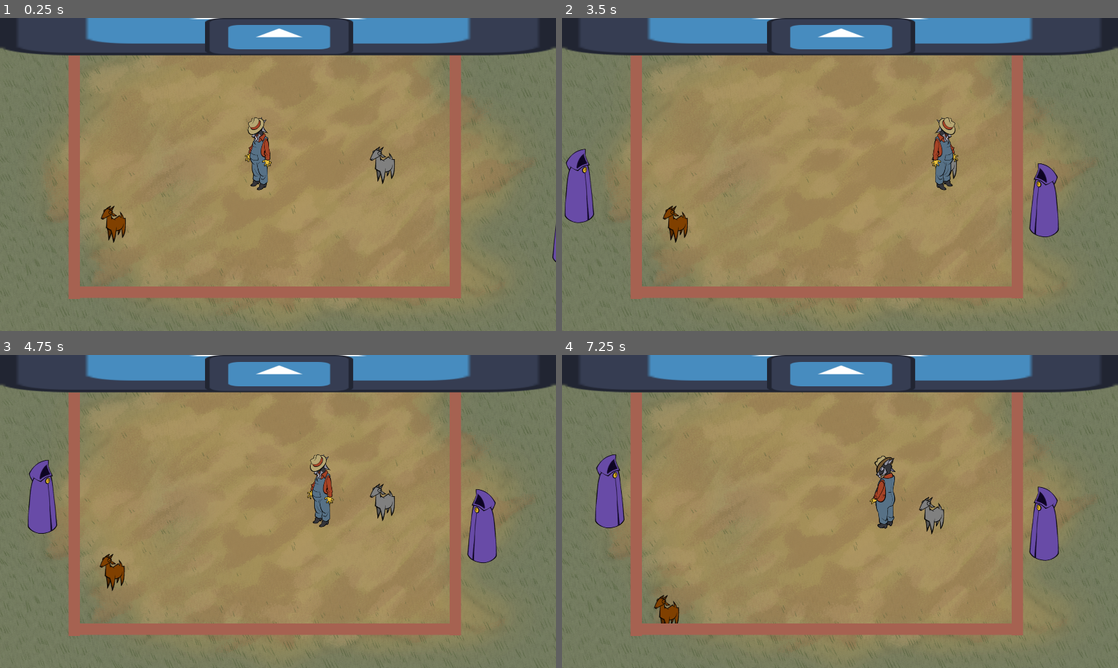
Above: before the commit, frames 1-4 (two rows, left to right).
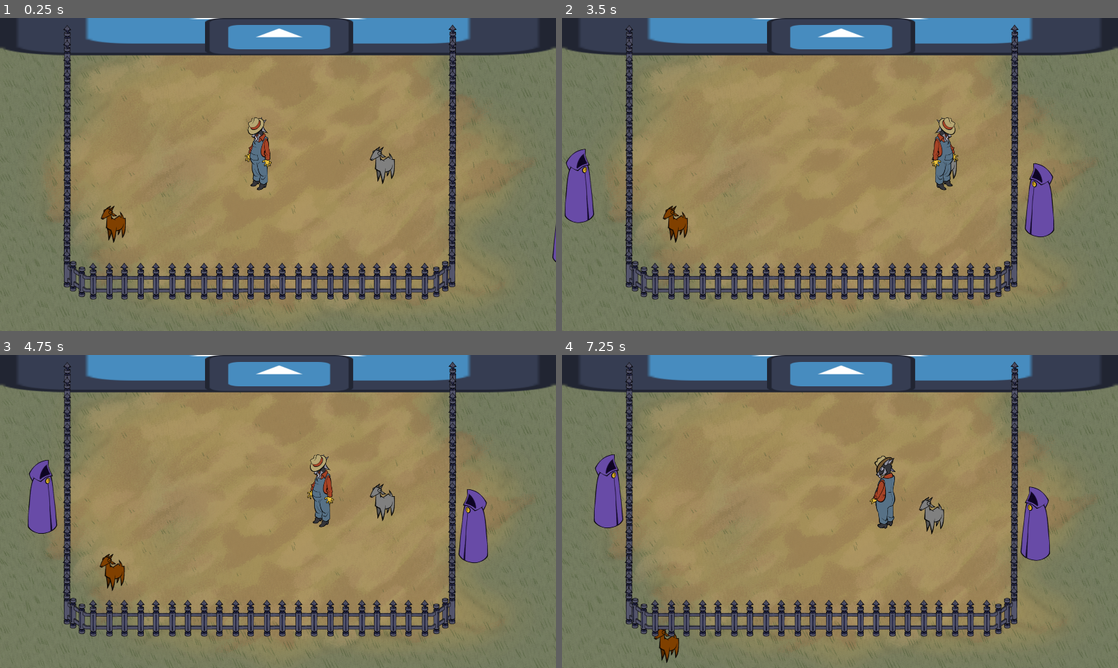
Above: after the commit, the same moments.

Repository: jadicodes/goat-game
Game: Godot game, scene res://farm/farm.tscn
The game is run twice, just before and just after one commit, with the same random seed, the same clock (stepped at 60 frames per second) and the same inputs. The engine's default icon, where the game draws it, is replaced by a stand-in: a white triangle on a blue panel in a dark square.
Inputs (mouse positions are in pixels of both pictures, inside the frame that each line leads up to):
- Up to frame 1 (0.25 s): no input
- Up to frame 2 (3.5 s): tap Enter at 0.5 s; move the mouse to (962, 158) at 0.52 s; hold D (move_right) 0.53-1.25 s; hold E (interact) 0.53-1.25 s; click (962, 158) at 0.67 s; drag from (728, 190) to (812, 237) at 1.27 s; move the mouse to (895, 105) at 2.02 s; hold D (move_right) 2.03-2.75 s; tap Alt at 2.1 s; drag from (812, 237) to (673, 127) at 2.77 s
- Up to frame 3 (4.75 s): move the mouse to (444, 558) at 3.52 s; hold A (move_left) 3.53-4.25 s; hold E (interact) 3.53-4.25 s; drag from (111, 464) to (194, 433) at 4.27 s
- Up to frame 4 (7.25 s): move the mouse to (867, 511) at 5.02 s; hold S (move_down) 5.03-5.75 s; tap Alt at 5.1 s; click (867, 511) at 5.17 s; drag from (756, 433) to (728, 527) at 5.77 s; move the mouse to (962, 495) at 6.52 s; hold W (move_up) from 6.53 s (still down); hold E (interact) from 6.53 s (still down)

The runs differ from the first frame. In frame 1, 9.0% of the frame differs, in the area x 11-83%, y 2-90%; in frame 2, 9.6%; in frame 3, 9.9%; in frame 4, 11%, in the area x 5-90%, y 2-99%.

Commit message:
Add fancy fence

Diff:
--- a/project/farm/farm.tscn
+++ b/project/farm/farm.tscn
@@ -1,16 +1,11 @@
-[gd_scene load_steps=8 format=3 uid="uid://botoiyyc2kyur"]
+[gd_scene load_steps=7 format=3 uid="uid://botoiyyc2kyur"]
 
 [ext_resource type="Texture2D" uid="uid://dedngjr1lli1" path="res://farm/field.png" id="1_a1lvl"]
 [ext_resource type="PackedScene" uid="uid://cqdu4npym77hm" path="res://farmer/farmer.tscn" id="1_at1a1"]
 [ext_resource type="PackedScene" uid="uid://mcq4epvbauin" path="res://barn/barn.tscn" id="1_ukrf4"]
 [ext_resource type="PackedScene" uid="uid://cquhif3oogil8" path="res://goat/goat.tscn" id="2_qnc1y"]
 [ext_resource type="PackedScene" uid="uid://dircmh8bpxfv7" path="res://shopper/shopper.tscn" id="4_72csm"]
-
-[sub_resource type="RectangleShape2D" id="RectangleShape2D_72csm"]
-size = Vector2(53, 849.5)
-
-[sub_resource type="RectangleShape2D" id="RectangleShape2D_a1lvl"]
-size = Vector2(1258, 37)
+[ext_resource type="PackedScene" uid="uid://dey06x3nhwoiq" path="res://farm/fence.tscn" id="6_mjpad"]
 
 [node name="Farm" type="Node2D"]
 y_sort_enabled = true
@@ -47,52 +42,4 @@
 position = Vector2(1319, 509)
 _coat_alleles = Vector2i(0, 2)
 
-[node name="Fence" type="StaticBody2D" parent="."]
-collision_layer = 9
-
-[node name="CollisionShape2D" type="CollisionShape2D" parent="Fence"]
-position = Vector2(257, 553)
-shape = SubResource("RectangleShape2D_72csm")
-
-[node name="ColorRect" type="ColorRect" parent="Fence/CollisionShape2D"]
-offset_left = -21.0
-offset_top = -423.0
-offset_right = 19.0
-offset_bottom = 416.0
-color = Color(0.652023, 0.384562, 0.317561, 1)
-metadata/_edit_use_anchors_ = true
-
-[node name="CollisionShape2D2" type="CollisionShape2D" parent="Fence"]
-position = Vector2(1573, 553)
-shape = SubResource("RectangleShape2D_72csm")
-
-[node name="ColorRect2" type="ColorRect" parent="Fence/CollisionShape2D2"]
-offset_left = -21.0
-offset_top = -425.0
-offset_right = 19.0
-offset_bottom = 414.0
-color = Color(0.652023, 0.384562, 0.317561, 1)
-metadata/_edit_use_anchors_ = true
-
-[node name="CollisionShape2D3" type="CollisionShape2D" parent="Fence"]
-position = Vector2(918, 959)
-shape = SubResource("RectangleShape2D_a1lvl")
-
-[node name="ColorRect" type="ColorRect" parent="Fence/CollisionShape2D3"]
-offset_left = -659.0
-offset_top = -33.0
-offset_right = 662.0
-offset_bottom = 7.0
-color = Color(0.652023, 0.384562, 0.317561, 1)
-
-[node name="CollisionShape2D4" type="CollisionShape2D" parent="Fence"]
-z_index = -1
-position = Vector2(895, 121)
-shape = SubResource("RectangleShape2D_a1lvl")
-
-[node name="ColorRect" type="ColorRect" parent="Fence/CollisionShape2D4"]
-offset_left = -659.0
-offset_top = -33.0
-offset_right = 662.0
-offset_bottom = 7.0
-color = Color(0.652023, 0.384562, 0.317561, 1)
+[node name="Fence" parent="." instance=ExtResource("6_mjpad")]
--- /dev/null
+++ b/project/farm/fence.tscn
@@ -0,0 +1,149 @@
+[gd_scene load_steps=6 format=3 uid="uid://dey06x3nhwoiq"]
+
+[ext_resource type="Texture2D" uid="uid://c0chw05j3cd11" path="res://farm/fence_front.png" id="1_uuj8f"]
+[ext_resource type="Texture2D" uid="uid://dh4u3wmtgr76c" path="res://farm/fence_diagonal.png" id="2_83sj1"]
+[ext_resource type="Texture2D" uid="uid://bpo8h0dnajo7k" path="res://farm/fence_side.png" id="3_utdkg"]
+
+[sub_resource type="RectangleShape2D" id="RectangleShape2D_cxgpr"]
+size = Vector2(12.25, 795.688)
+
+[sub_resource type="RectangleShape2D" id="RectangleShape2D_dg0hf"]
+size = Vector2(1300, 28)
+
+[node name="Fence" type="StaticBody2D"]
+y_sort_enabled = true
+
+[node name="FenceFront" type="Sprite2D" parent="."]
+position = Vector2(351, 908)
+texture = ExtResource("1_uuj8f")
+
+[node name="FenceDiagonal" type="Sprite2D" parent="."]
+position = Vector2(266, 901)
+rotation = -3.14159
+scale = Vector2(1, -1)
+texture = ExtResource("2_83sj1")
+
+[node name="FenceFront2" type="Sprite2D" parent="."]
+position = Vector2(459, 908)
+texture = ExtResource("1_uuj8f")
+
+[node name="FenceFront3" type="Sprite2D" parent="."]
+position = Vector2(568, 908)
+texture = ExtResource("1_uuj8f")
+
+[node name="FenceFront4" type="Sprite2D" parent="."]
+position = Vector2(678, 908)
+texture = ExtResource("1_uuj8f")
+
+[node name="FenceFront5" type="Sprite2D" parent="."]
+position = Vector2(787, 908)
+texture = ExtResource("1_uuj8f")
+
+[node name="FenceFront6" type="Sprite2D" parent="."]
+position = Vector2(895, 908)
+texture = ExtResource("1_uuj8f")
+
+[node name="FenceFront7" type="Sprite2D" parent="."]
+position = Vector2(1004, 908)
+texture = ExtResource("1_uuj8f")
+
+[node name="FenceFront8" type="Sprite2D" parent="."]
+position = Vector2(1114, 908)
+texture = ExtResource("1_uuj8f")
+
+[node name="FenceFront9" type="Sprite2D" parent="."]
+position = Vector2(1223, 908)
+texture = ExtResource("1_uuj8f")
+
+[node name="FenceFront10" type="Sprite2D" parent="."]
+position = Vector2(1331, 908)
+texture = ExtResource("1_uuj8f")
+
+[node name="FenceFront11" type="Sprite2D" parent="."]
+position = Vector2(1440, 908)
+texture = ExtResource("1_uuj8f")
+
+[node name="FenceDiagonal2" type="Sprite2D" parent="."]
+position = Vector2(1524, 901)
+texture = ExtResource("2_83sj1")
+
+[node name="FenceSide" type="Sprite2D" parent="."]
+position = Vector2(1561, 839)
+texture = ExtResource("3_utdkg")
+
+[node name="FenceSide2" type="Sprite2D" parent="."]
+position = Vector2(231, 737)
+texture = ExtResource("3_utdkg")
+
+[node name="FenceSide3" type="Sprite2D" parent="."]
+position = Vector2(232, 633)
+texture = ExtResource("3_utdkg")
+
+[node name="FenceSide4" type="Sprite2D" parent="."]
+position = Vector2(232, 530)
+texture = ExtResource("3_utdkg")
+
+[node name="FenceSide10" type="Sprite2D" parent="."]
+position = Vector2(232, 427)
+texture = ExtResource("3_utdkg")
+
+[node name="FenceSide11" type="Sprite2D" parent="."]
+position = Vector2(232, 324)
+texture = ExtResource("3_utdkg")
+
+[node name="FenceSide6" type="Sprite2D" parent="."]
+position = Vector2(231, 840)
+texture = ExtResource("3_utdkg")
+
+[node name="FenceSide7" type="Sprite2D" parent="."]
+position = Vector2(1561, 736)
+texture = ExtResource("3_utdkg")
+
+[node name="FenceSide8" type="Sprite2D" parent="."]
+position = Vector2(1562, 632)
+texture = ExtResource("3_utdkg")
+
+[node name="FenceSide9" type="Sprite2D" parent="."]
+position = Vector2(1562, 529)
+texture = ExtResource("3_utdkg")
+
+[node name="FenceSide5" type="Sprite2D" parent="."]
+position = Vector2(1563, 425)
+texture = ExtResource("3_utdkg")
+
+[node name="FenceSide12" type="Sprite2D" parent="."]
+position = Vector2(1563, 323)
+texture = ExtResource("3_utdkg")
+
+[node name="FenceSide13" type="Sprite2D" parent="."]
+position = Vector2(232, 220)
+texture = ExtResource("3_utdkg")
+
+[node name="FenceSide14" type="Sprite2D" parent="."]
+position = Vector2(1563, 219)
+texture = ExtResource("3_utdkg")
+
+[node name="FenceSide15" type="Sprite2D" parent="."]
+position = Vector2(232, 114)
+texture = ExtResource("3_utdkg")
+
+[node name="FenceSide16" type="Sprite2D" parent="."]
+position = Vector2(1563, 113)
+texture = ExtResource("3_utdkg")
+
+[node name="CollisionShape2D" type="CollisionShape2D" parent="."]
+position = Vector2(232, 537)
+shape = SubResource("RectangleShape2D_cxgpr")
+
+[node name="CollisionShape2D2" type="CollisionShape2D" parent="."]
+position = Vector2(1563, 552)
+shape = SubResource("RectangleShape2D_cxgpr")
+
+[node name="CollisionShape2D3" type="CollisionShape2D" parent="."]
+position = Vector2(897, 958)
+shape = SubResource("RectangleShape2D_dg0hf")
+
+[node name="CollisionShape2D4" type="CollisionShape2D" parent="."]
+z_index = -1
+position = Vector2(898, 98)
+shape = SubResource("RectangleShape2D_dg0hf")
--- a/project/farmer/farmer.tscn
+++ b/project/farmer/farmer.tscn
@@ -6,7 +6,7 @@
 [ext_resource type="Texture2D" uid="uid://cqxdafnj0jnjq" path="res://farmer/farmer_sprite_back.png" id="4_d38dk"]
 
 [sub_resource type="CircleShape2D" id="CircleShape2D_7h16g"]
-radius = 64.0
+radius = 32.249
 
 [node name="Farmer" type="CharacterBody2D"]
 collision_mask = 9
@@ -22,6 +22,7 @@
 metadata/_custom_type_script = "uid://d20spc7xxot7"
 
 [node name="CollisionShape2D" type="CollisionShape2D" parent="."]
+position = Vector2(-1, 32)
 shape = SubResource("CircleShape2D_7h16g")
 
 [node name="HitCast" type="RayCast2D" parent="."]
--- a/project/goat/goat.tscn
+++ b/project/goat/goat.tscn
@@ -11,7 +11,7 @@
 [ext_resource type="Script" uid="uid://dddkeim8irwlg" path="res://goat/state_machine/goat_follow_state.gd" id="8_xcji4"]
 
 [sub_resource type="CircleShape2D" id="CircleShape2D_whs48"]
-radius = 48.0
+radius = 55.0091
 
 [node name="Goat" type="CharacterBody2D"]
 collision_layer = 6
@@ -28,6 +28,7 @@
 metadata/_custom_type_script = "uid://d20spc7xxot7"
 
 [node name="CollisionShape2D" type="CollisionShape2D" parent="."]
+position = Vector2(0, -1)
 shape = SubResource("CircleShape2D_whs48")
 
 [node name="StateMachine" type="Node" parent="."]
